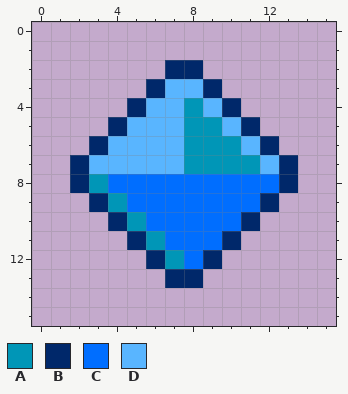
Pixel-art sprite: Sources/Everglow.Function/UI/Images/UIContainers/Mission/MissionTypes/MissionType_Blue.png. Above: the version before the commit.
Rulers count pixels.
Palette (. is transparent): A #0096b7  B #00286a  C #006eff  D #59b5ff
Pixels before, first column x 2:
 2 .....BB.....
 3 ....BDDB....
 4 ...BDDADB...
 5 ..BDDDAADB..
 6 .BDDDDAAADB.
 7 BDDDDDAAAADB
 8 BACCCCCCCCCB
 9 .BACCCCCCCB.
10 ..BACCCCCB..
11 ...BACCCB...
12 ....BACB....
13 .....BB.....
After:
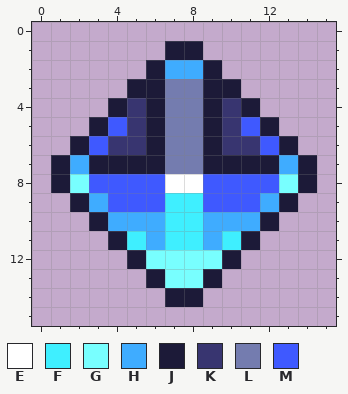
Colours new in this view: E #ffffff  F #3fefff  G #78ffff  H #3facff  J #1c1a38  K #383570  L #747caf  M #3f59ff
From the commit log: feat(Mission System): Update mission type icons
What changed:
file 320x320 -> 32x32 pixels (blocks of 20x20 -> 2x2; one block is one cell here)
Changed rows in their new state; - is an unchanged pixel.
first column x 1:
 1 ------JJ------
 2 -----JHHJ-----
 3 ----JJLLJJ----
 4 ---JKJLLJKJ---
 5 --JMKJLLJKMJ--
 6 -JMKKJLLJKKMJ-
 7 JHJJJJLLJJJJHJ
 8 JGMMMMEEMMMMGJ
 9 -JHMMMFFMMMHJ-
10 --JHHHFFHHHJ--
11 ---JFHFFHFJ---
12 ----JGGGGJ----
13 -----JGGJ-----
14 ------JJ------
